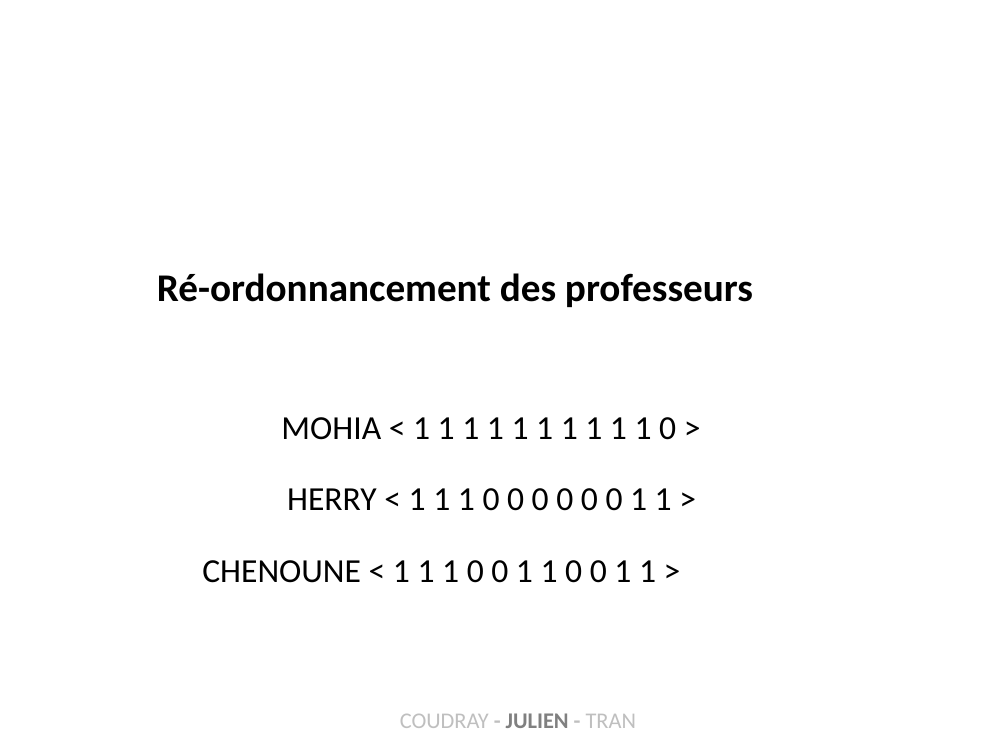
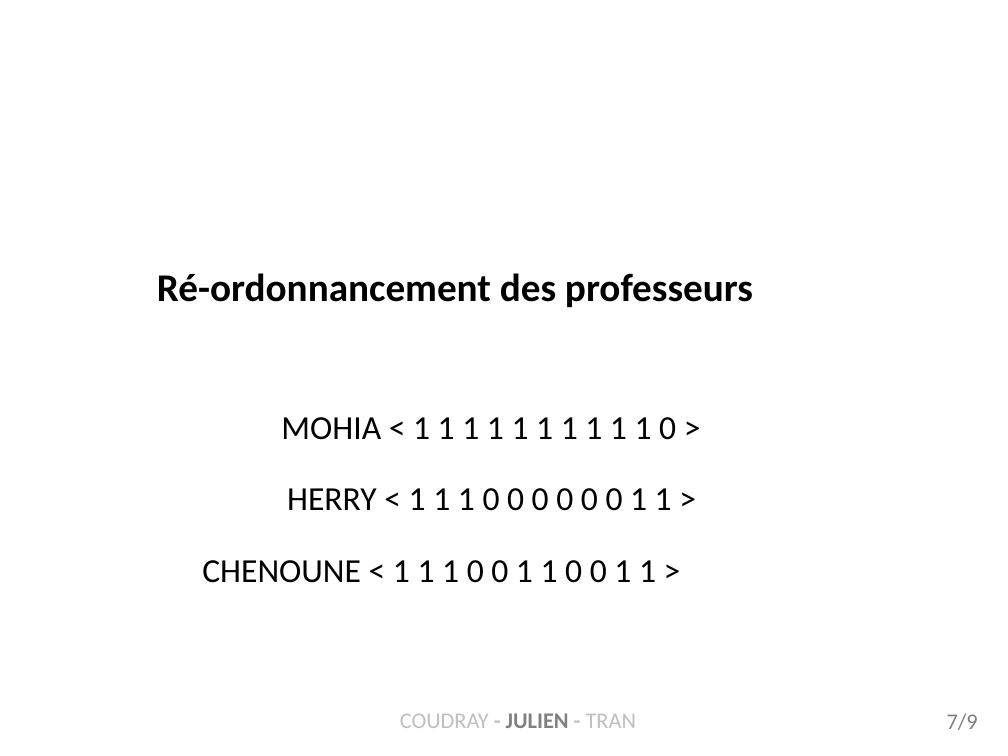
Before and after one commit to Projet-M2CT-ESME-SUDRIA/Planning-Intelligent, a slide deck: slide 7 of Soutenance_miProjet.pptx. Drawn at 1008x756 pixels with LibreOffice and Linux fonts; fonts in the diff are those of the drawing; background and template pictures are left out. Boxes give left, top, right and bottom in pixels: in the first picture for what was removed or moved away, otherwise in the second. Text is boxed around its words. In the diff, an @@ line names an element or a change of style, - is before the commit and + after.

```diff
--- a/Soutenance_miProjet.pptx
+++ b/Soutenance_miProjet.pptx
@@ text added at (947, 713, 978, 730), 16 pt, text #808080 @@
+7/9
```
Also in this commit, not shown: 5 other slides changed, 1 slide added, 1 slide removed.
